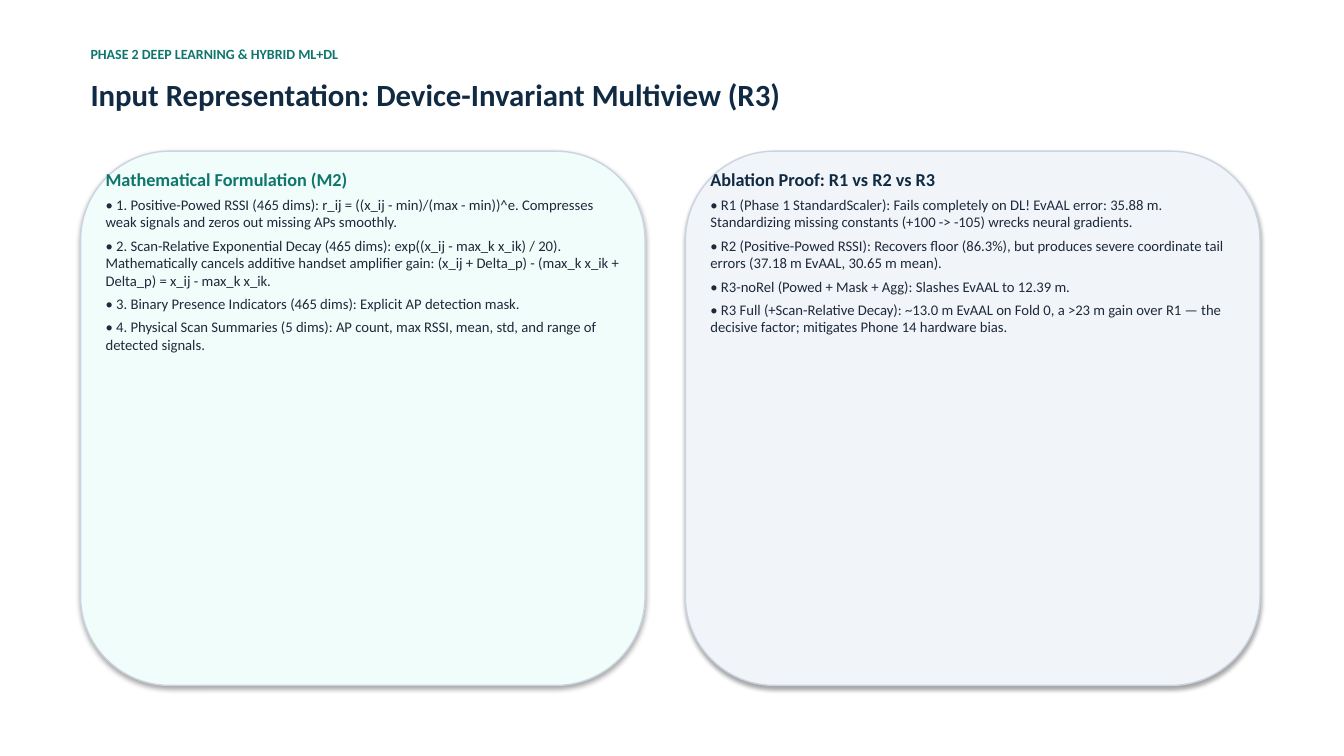
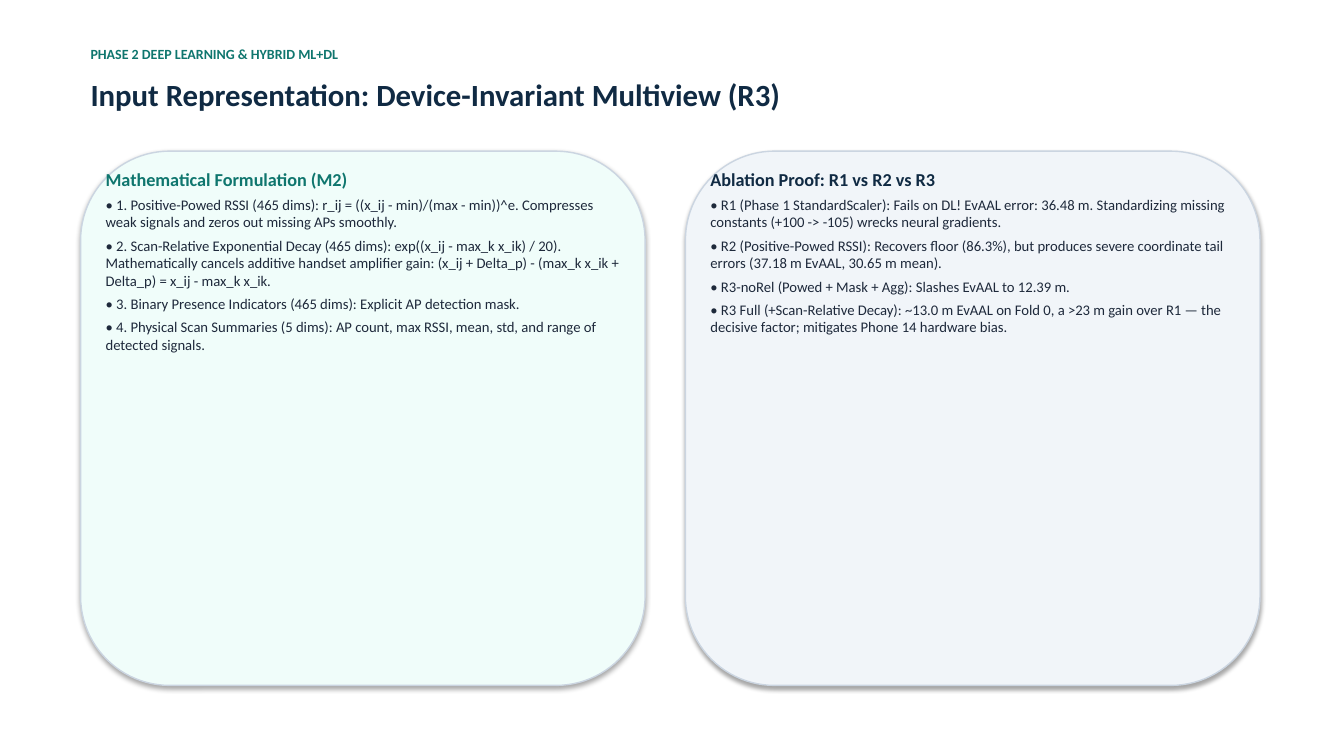
Before and after one commit to vedpawar2254/Indoor-location-prediction-using-wifi-signals, a slide deck: slide 4 of presentation/Phase2_Presentation.pptx. Drawn at 1344x756 pixels with LibreOffice and Linux fonts; fonts in the diff are those of the drawing. Boxes give left, top, right and bottom in pixels: in the first picture for what was removed or moved away, otherwise in the second. Text is boxed around its words. In the diff, an @@ line names an element or a change of style, - is before the commit and + after.

```diff
--- a/presentation/Phase2_Presentation.pptx
+++ b/presentation/Phase2_Presentation.pptx
@@ text at box(710, 199, 1224, 230): text changed @@
-• R1 (Phase 1 StandardScaler): Fails completely on DL! EvAAL error: 35.88 m. Standardizing missing constants (+100 -> -105) wrecks neural gradients.
+• R1 (Phase 1 StandardScaler): Fails on DL! EvAAL error: 36.48 m. Standardizing missing constants (+100 -> -105) wrecks neural gradients.
```
Also in this commit, not shown: 5 other slides changed, 11 other files.
